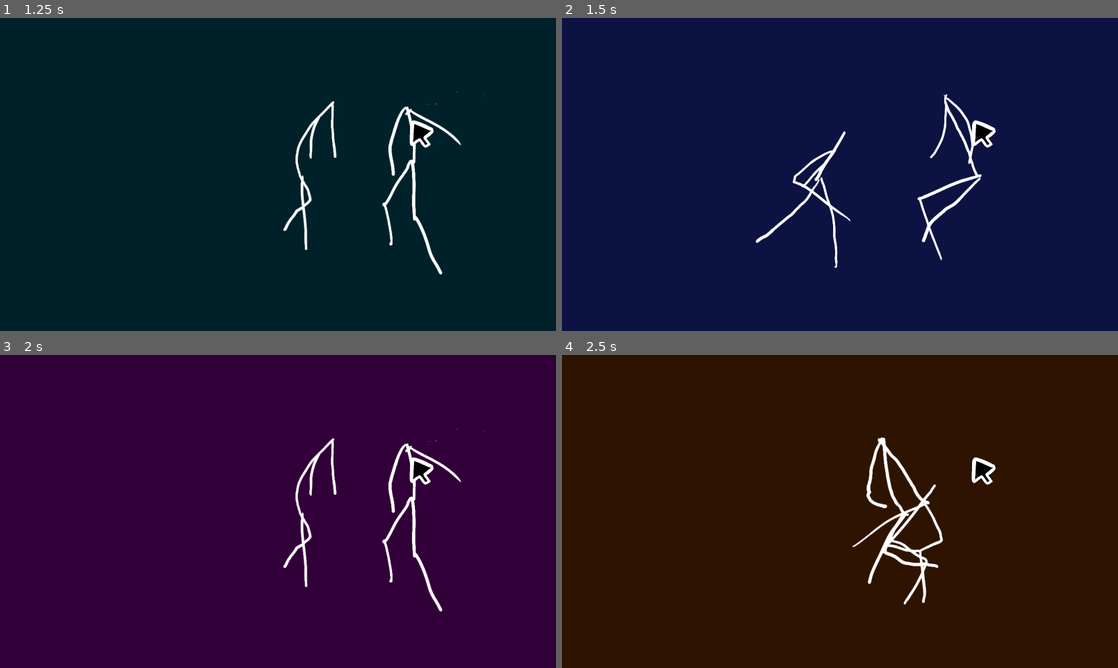
Above: before the commit, frames 1-4 (two rows, left to right).
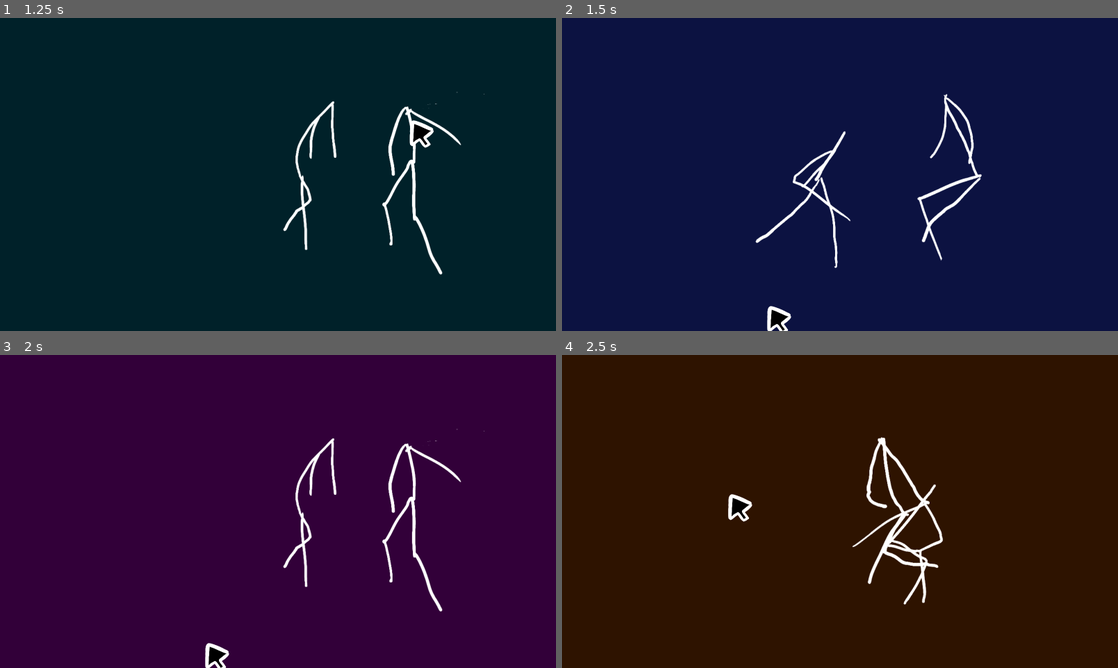
Above: after the commit, the same moments.

Repository: MarmadileManteater/Anxiety-Game
Game: Godot game, scene res://scenes/global/global.tscn
Same seed, same stepped clock (60 frames per second), same inputs: the game is played once before the commit and once after it.
Inputs (mouse positions are in pixels of both pictures, inside the frame that each line leads up to; where the layout moved, square brackets give the same spot in the first picture):
- Up to frame 1 (1.25 s): click (411, 121) at 0.5 s
- Up to frame 2 (1.5 s): click (767, 305) [973, 121] at 1.25 s
- Up to frame 3 (2 s): no input
- Up to frame 4 (2.5 s): click (728, 495) [973, 458] at 2 s

Frame 1 is identical in both runs. In frame 2, 0.5% of the frame differs, in the area x 36-78%, y 32-100%; in frame 3, 0.5%; in frame 4, 0.6%, in the area x 29-78%, y 32-54%.

Commit message:
Add more cursors

Diff:
--- a/project/scenes/global/global.gd
+++ b/project/scenes/global/global.gd
@@ -15,9 +15,11 @@
 	$Cursor.position = (position / 1.5) + Vector2(30, 30)
 
 func _on_mouse_direction_mouseover(direction: Helpers.Direction) -> void:
+	$Cursor.flip_h = direction == Helpers.Direction.Right
 	$Cursor.play(Helpers.direction_to_string(direction))
 
 func _on_mouse_direction_mouseoff() -> void:
+	$Cursor.flip_h = false
 	$Cursor.play("default")
 
 func load_screen(screen_name: String):
--- a/project/scenes/global/global.tscn
+++ b/project/scenes/global/global.tscn
@@ -1,6 +1,8 @@
 [gd_scene format=3 uid="uid://cw0v5sjejsb14"]
 
 [ext_resource type="Script" uid="uid://cc8eyxh5tw35i" path="res://scenes/global/global.gd" id="1_pt2l8"]
+[ext_resource type="Texture2D" uid="uid://c80prrji3dhdo" path="res://assets/sprites/pointers/point-back.png" id="2_g0msn"]
+[ext_resource type="Texture2D" uid="uid://bjltrw3r44fhi" path="res://assets/sprites/pointers/point-left.png" id="4_pt2l8"]
 [ext_resource type="Texture2D" uid="uid://n5q3o7nicgpq" path="res://assets/sprites/pointers/default.png" id="9_i54ly"]
 [ext_resource type="Texture2D" uid="uid://dunx76ct1eohg" path="res://assets/sprites/pointers/point-up.png" id="10_xsnr3"]
 
@@ -69,8 +71,16 @@
 &"stop": SubResource("Animation_wlaa7")
 }
 
+[sub_resource type="AtlasTexture" id="AtlasTexture_orsvi"]
+atlas = ExtResource("2_g0msn")
+region = Rect2(0, 0, 132, 148)
+
 [sub_resource type="AtlasTexture" id="AtlasTexture_syux3"]
 atlas = ExtResource("9_i54ly")
+region = Rect2(0, 0, 132, 148)
+
+[sub_resource type="AtlasTexture" id="AtlasTexture_ht0q6"]
+atlas = ExtResource("4_pt2l8")
 region = Rect2(0, 0, 132, 148)
 
 [sub_resource type="AtlasTexture" id="AtlasTexture_ntruc"]
@@ -81,10 +91,26 @@
 animations = [{
 "frames": [{
 "duration": 1.0,
+"texture": SubResource("AtlasTexture_orsvi")
+}],
+"loop": 1,
+"name": &"back",
+"speed": 5.0
+}, {
+"frames": [{
+"duration": 1.0,
 "texture": SubResource("AtlasTexture_syux3")
 }],
 "loop": 0,
 "name": &"default",
+"speed": 5.0
+}, {
+"frames": [{
+"duration": 1.0,
+"texture": SubResource("AtlasTexture_ht0q6")
+}],
+"loop": 1,
+"name": &"side",
 "speed": 5.0
 }, {
 "frames": [{
@@ -127,6 +153,7 @@
 texture_filter = 6
 scale = Vector2(0.5, 0.5)
 sprite_frames = SubResource("SpriteFrames_6wcjf")
+animation = &"up"
 autoplay = "default"
 
 [connection signal="mouse_exited" from="Button" to="." method="_on_button_exited"]
--- a/project/scenes/the_pit/the_pit.tscn
+++ b/project/scenes/the_pit/the_pit.tscn
@@ -16,13 +16,35 @@
 position = Vector2(686, 617)
 text = PackedStringArray("fucking [b]jesus christ[/b]", "i am [i]shaking[/i]", "why am i like this", "i ASKED for this", "i WANTED to be here", "Come on, babe!\\nI wanna check this place out before the show starts!", ". . . ", "[color=#bbbbbb]I can do this.[/color]")
 
-[node name="MouseDirection" parent="." unique_id=624367828 instance=ExtResource("4_5nanq")]
+[node name="MouseDirection3" parent="." unique_id=624367828 instance=ExtResource("4_5nanq")]
+offset_left = 346.0
+offset_top = 558.0
+offset_right = 662.0
+offset_bottom = 862.0
+direction = 3
+screen_name = "the_pit"
+
+[node name="MouseDirection2" parent="." unique_id=1377342068 instance=ExtResource("4_5nanq")]
+offset_left = 250.0
+offset_top = 193.0
+offset_right = 566.0
+offset_bottom = 497.0
+direction = 1
+screen_name = "the_pit"
+
+[node name="MouseDirection" parent="." unique_id=146210332 instance=ExtResource("4_5nanq")]
 offset_left = 847.0
 offset_top = 102.0
 offset_right = 1163.0
 offset_bottom = 406.0
 screen_name = "the_pit"
 
+[connection signal="clicked" from="MouseDirection3" to="." method="_on_zone_clicked"]
+[connection signal="mouseoff" from="MouseDirection3" to="." method="_on_zone_mouseoff"]
+[connection signal="mouseover" from="MouseDirection3" to="." method="_on_zone_mouseover"]
+[connection signal="clicked" from="MouseDirection2" to="." method="_on_zone_clicked"]
+[connection signal="mouseoff" from="MouseDirection2" to="." method="_on_zone_mouseoff"]
+[connection signal="mouseover" from="MouseDirection2" to="." method="_on_zone_mouseover"]
 [connection signal="clicked" from="MouseDirection" to="." method="_on_zone_clicked"]
 [connection signal="mouseoff" from="MouseDirection" to="." method="_on_zone_mouseoff"]
 [connection signal="mouseover" from="MouseDirection" to="." method="_on_zone_mouseover"]
--- a/project/scripts/helpers.gd
+++ b/project/scripts/helpers.gd
@@ -4,7 +4,7 @@
 enum Stage { Early, Middle, Late, Over }
 
 enum Direction { Up , Down, Left, Right }
-const string_directions = ["up", "down", "left", "right"]
+const string_directions = ["up", "back", "side", "side"]
 
 static func direction_to_string(direction: Direction) -> String:
 	return string_directions[direction]
Binary file added: project/assets/sprites/pointers/point-back.png
Not shown, added: project/assets/sprites/pointers/point-back.png.import
Binary file added: project/assets/sprites/pointers/point-left.png
Not shown, added: project/assets/sprites/pointers/point-left.png.import
